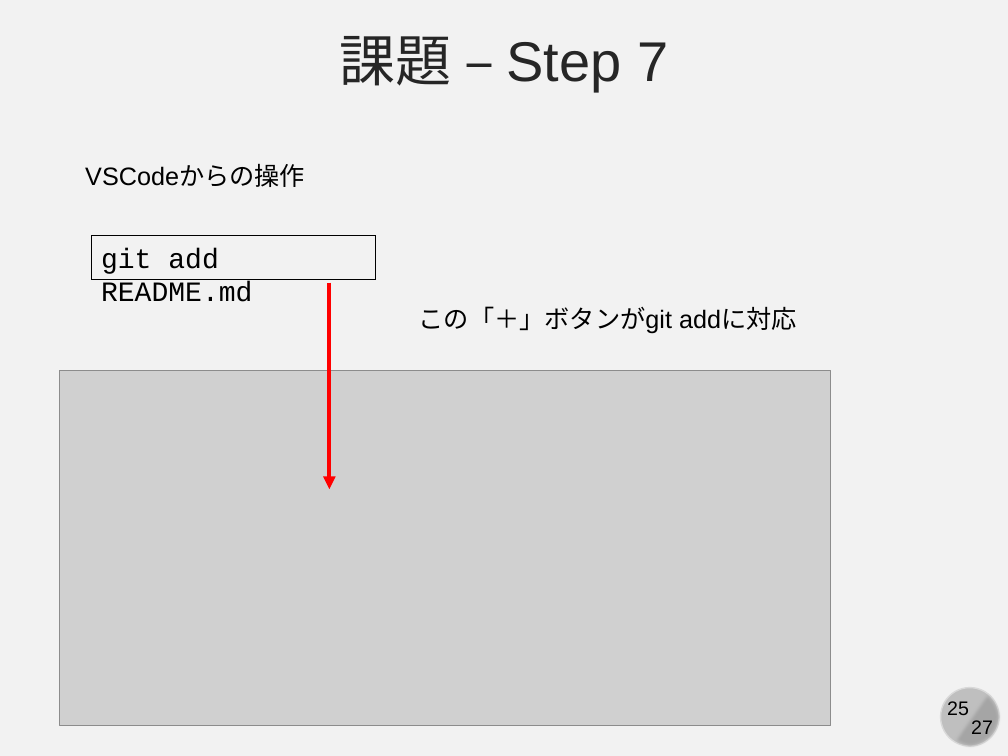
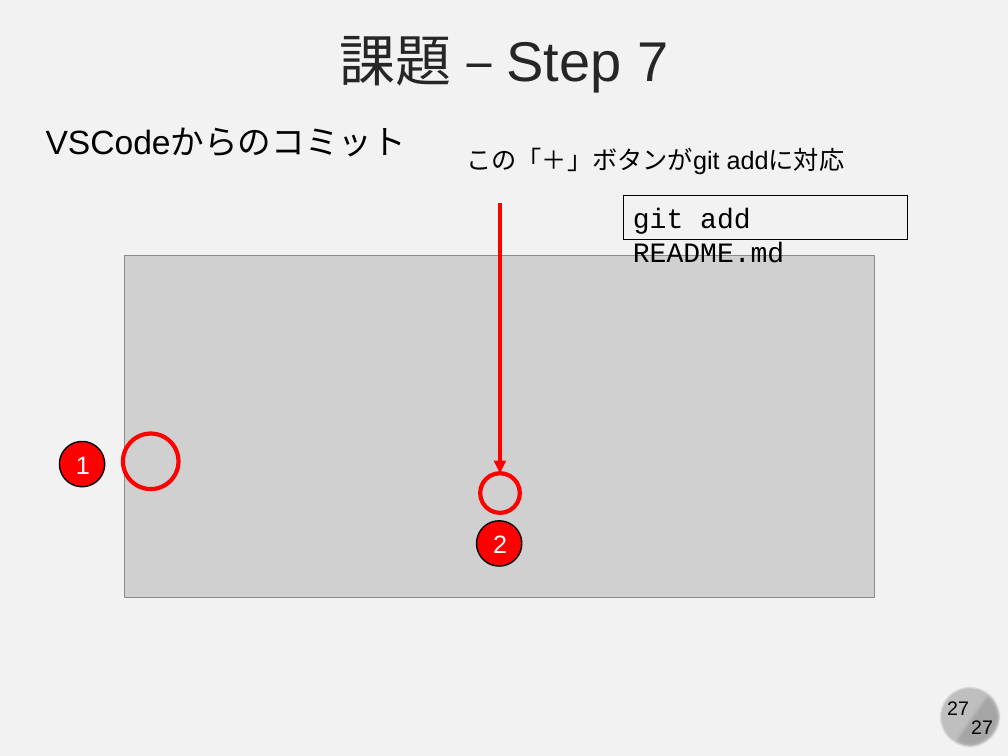
Before and after one commit to kaityo256/github, a slide deck: slide 27 of practice_basic/fig/slide.pptx (slide 25 before the commit). Drawn at 1008x756 pixels with LibreOffice and Linux fonts; fonts in the diff are those of the drawing; grey boxes stand for pictures. Boxes give left, top, right and bottom in pixels: in the first picture for what was removed or moved away, otherwise in the second. Text is boxed around its words. In the diff, an @@ line names an element or a change of style, - is before the commit and + after.

```diff
--- a/practice_basic/fig/slide.pptx
+++ b/practice_basic/fig/slide.pptx
@@ text at box(46, 127, 406, 157): text changed; size 18 to 24 pt @@
-VSCodeからの操作
+VSCodeからのコミット
@@ text "この「＋」ボタンがgit addに対応": place and size @@
-text "この「＋」ボタンがgit addに対応" at box(419, 306, 797, 334)
+text "この「＋」ボタンがgit addに対応" at box(466, 147, 845, 175)
@@ arrow moved from (330, 283) - (330, 489) to (500, 204) - (500, 473) @@
@@ rectangle "git add README.md": place and size @@
-rectangle "git add README.md" at box(92, 235, 376, 279)
+rectangle "git add README.md" at box(623, 196, 907, 240)
@@ picture added at box(125, 256, 874, 598) @@
@@ picture removed at box(59, 370, 831, 726) @@
@@ ellipse added at box(59, 442, 105, 487), fill #FF0000, outline #000000 1 pt, 18 pt, text #FFFFFF @@
+1
@@ ellipse added at box(123, 433, 178, 489), outline #FF0000 3 pt @@
@@ ellipse added at box(480, 473, 519, 512), outline #FF0000 3 pt @@
@@ ellipse added at box(477, 521, 522, 566), fill #FF0000, outline #000000 1 pt, 18 pt, text #FFFFFF @@
+2
@@ page number at box(971, 720, 993, 739): text changed @@
-25
+27
```
Also in this commit, not shown: 1 other slide changed, 3 slides added, 6 other files.
